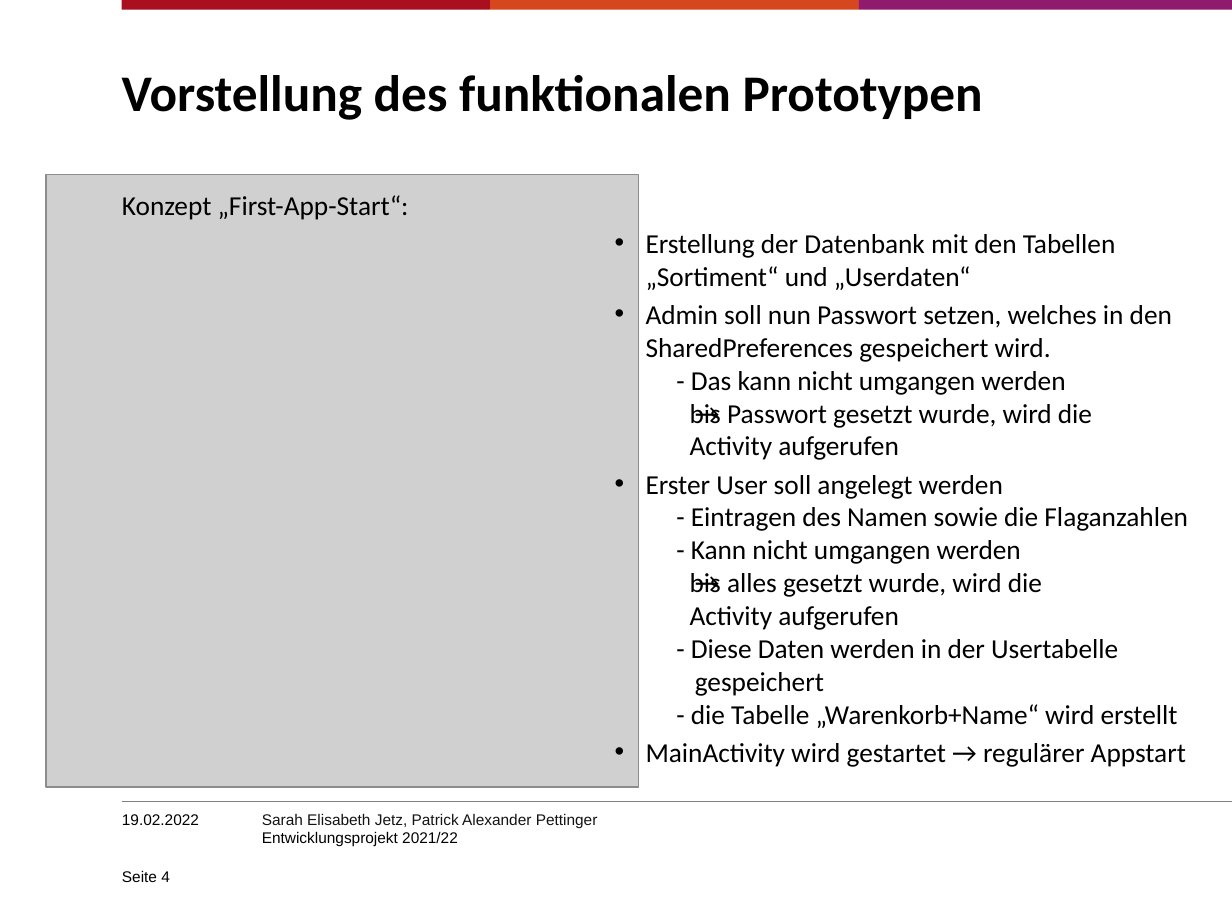
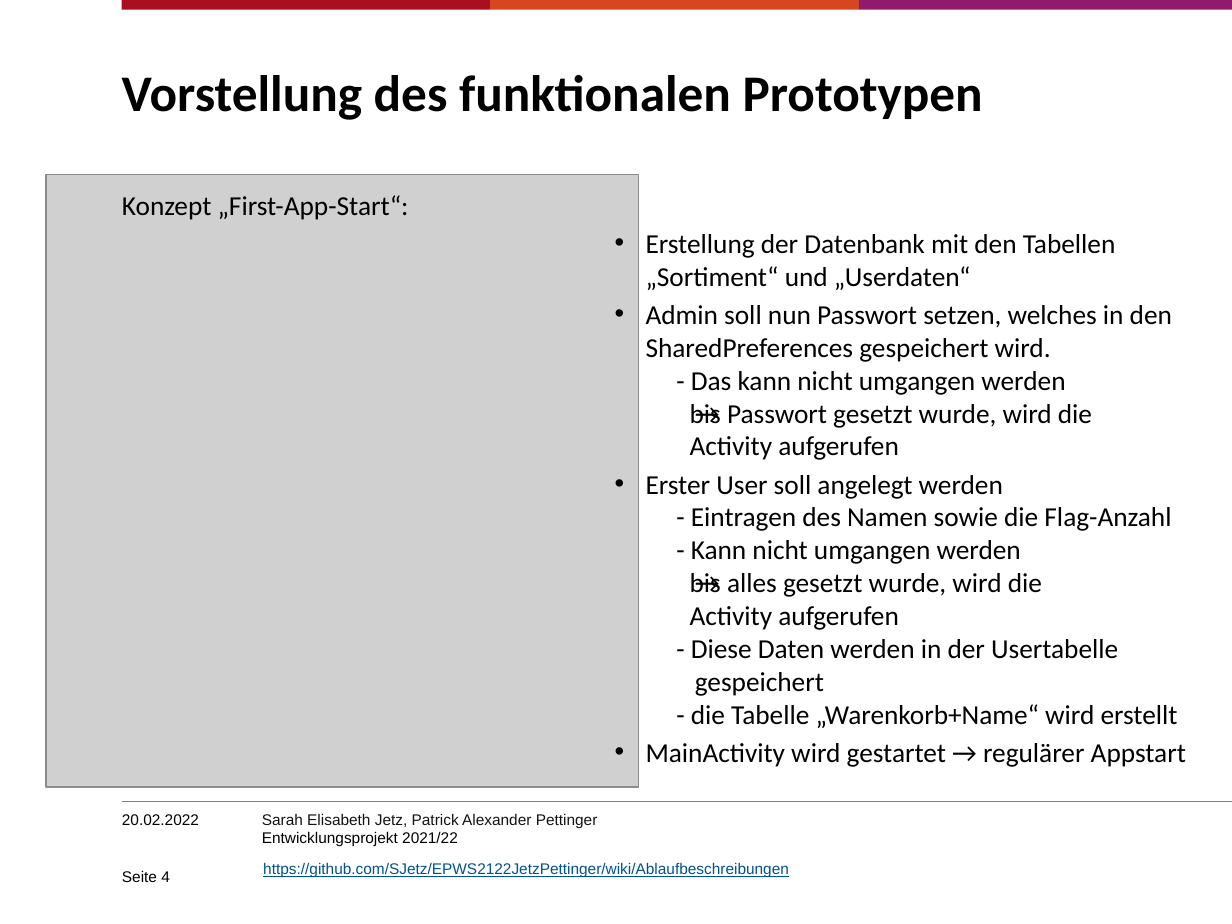
Before and after one commit to SJetz/EPWS2122JetzPettinger, a slide deck: slide 4 of Artefakte/Audit 4/Entwicklungsprojekt202122_PettingerJetz.pptx. Drawn at 1232x924 pixels with LibreOffice and Linux fonts; fonts in the diff are those of the drawing; grey boxes stand for pictures; background and template pictures are left out. Boxes give left, top, right and bottom in pixels: in the first picture for what was removed or moved away, otherwise in the second. Text is boxed around its words. In the diff, an @@ line names an element or a change of style, - is before the commit and + after.

```diff
--- a/Artefakte/Audit 4/Entwicklungsprojekt202122_PettingerJetz.pptx
+++ b/Artefakte/Audit 4/Entwicklungsprojekt202122_PettingerJetz.pptx
@@ text at <box>646,475,1178,728</box>: text changed @@
-                • Erster User soll angelegt werden
-                  - Eintragen des Namen sowie die Flaganzahlen
-                  - Kann nicht umgangen werden
-                  → bis alles gesetzt wurde, wird die
-                  Activity aufgerufen
-                  - Diese Daten werden in der Usertabelle
-                  gespeichert
-                  - die Tabelle „Warenkorb+Name“ wird erstellt
+                • Erster User soll angelegt werden
+                  - Eintragen des Namen sowie die Flag-Anzahl
+                  - Kann nicht umgangen werden
+                  → bis alles gesetzt wurde, wird die
+                  Activity aufgerufen
+                  - Diese Daten werden in der Usertabelle
+                  gespeichert
+                  - die Tabelle „Warenkorb+Name“ wird erstellt
@@ text at <box>122,814,199,825</box>: text changed @@
-19.02.2022
+20.02.2022
@@ text added at <box>263,862,789,878</box>, 9 pt, text #005294, underline @@
+https://github.com/SJetz/EPWS2122JetzPettinger/wiki/Ablaufbeschreibungen
```
Also in this commit, not shown: 13 other slides changed.
